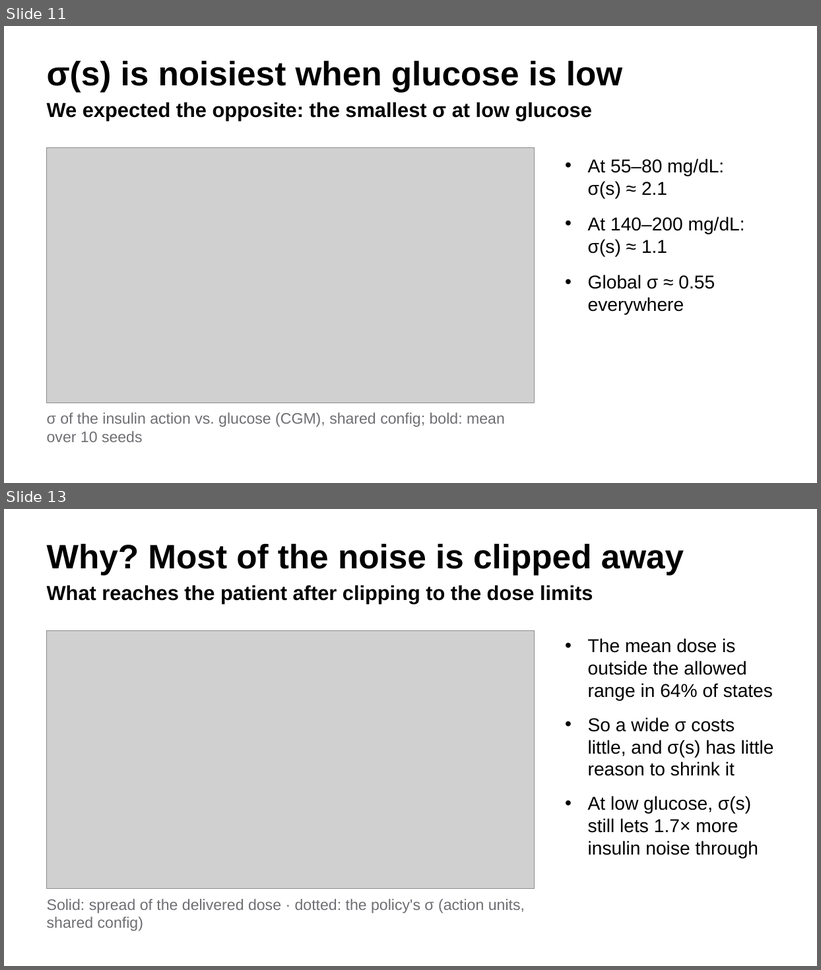
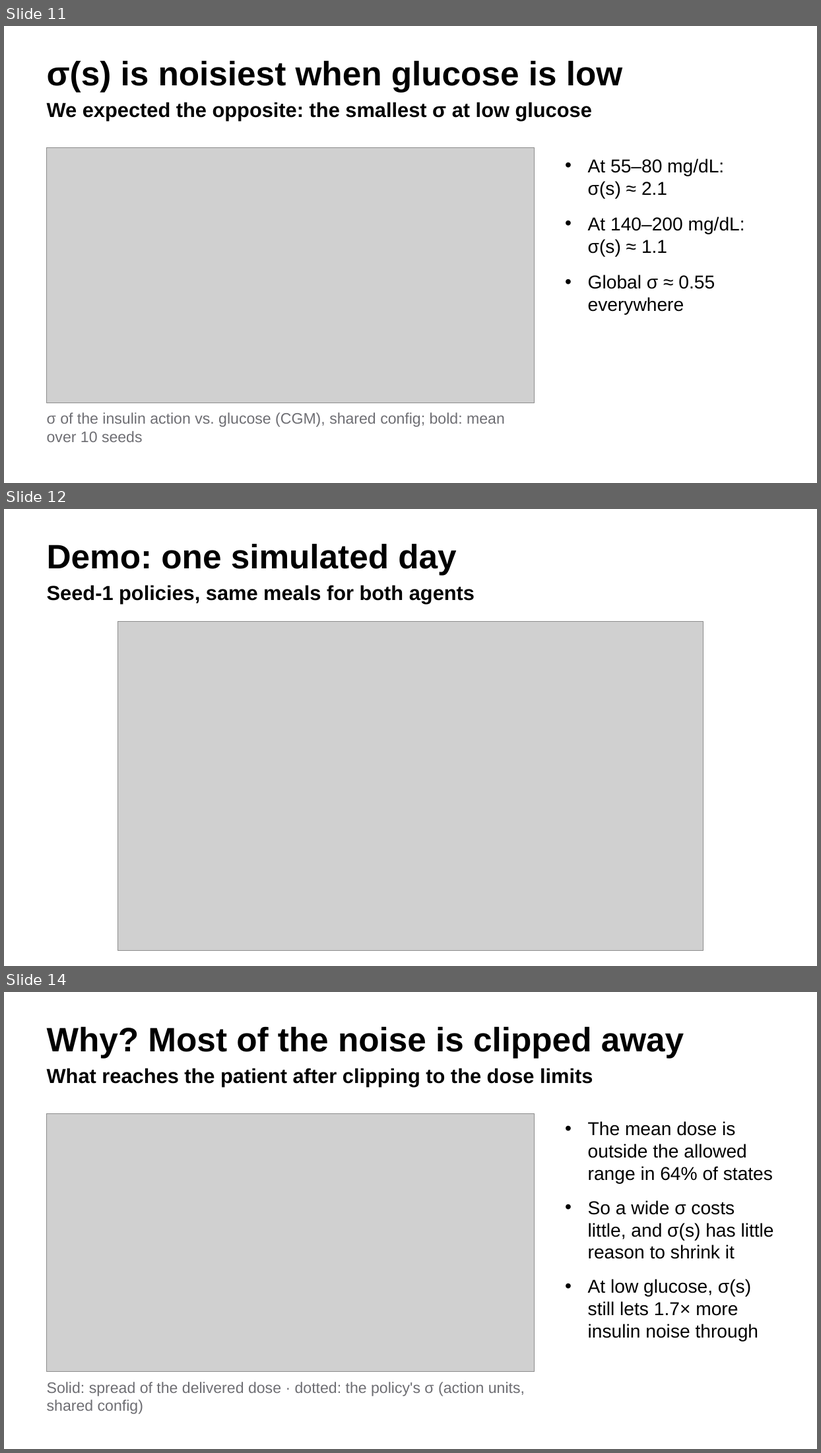
Before and after one commit to rosawoo/ppo_global_sd, a slide deck: slides/talk_simglucose.pptx. Shown one above the other, each under a label of ours: slides 11 and 13 before the commit, slides 11, 12 and 14 after it; the slides between them are not shown. The pictures are 821x970 and 821x1453 pixels, drawn with LibreOffice and Linux fonts; fonts in the diff are those of the drawing; grey boxes stand for pictures. Boxes give left, top, right and bottom in pixels: in the first picture for what was removed or moved away, otherwise in the second. Text is boxed around its words. In the diff, an @@ line names an element or a change of style, - is before the commit and + after.

```diff
--- a/slides/talk_simglucose.pptx
+++ b/slides/talk_simglucose.pptx
@@ slide 12 added at <box>4,509,817,966</box>, background #FFFFFF @@
@@ title added at <box>47,543,456,575</box>, 40 pt, text #000000, bold @@
+Demo: one simulated day
@@ text added at <box>47,585,475,604</box>, 24 pt, text #000000, bold @@
+Seed-1 policies, same meals for both agents
@@ picture added at <box>118,622,704,951</box> @@
@@ what was slide 13 is now slide 14 @@
```
Also in this commit, not shown: 1 other slide added, 1 slide removed, 18 other files.
